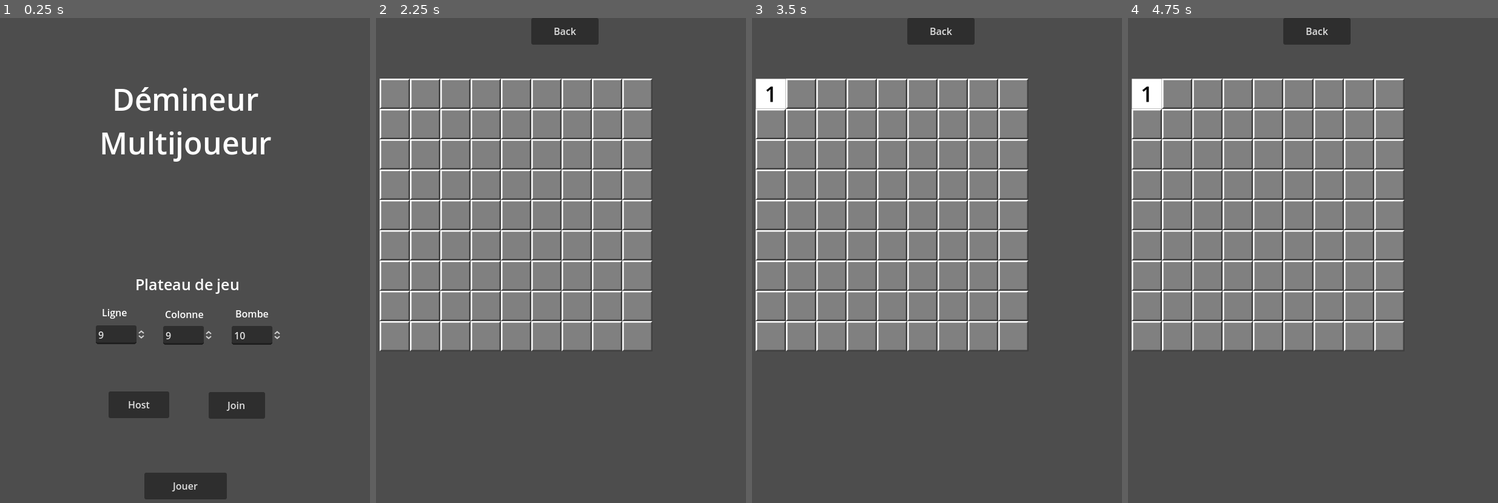
Above: before the commit, frames 1-4 (left to right).
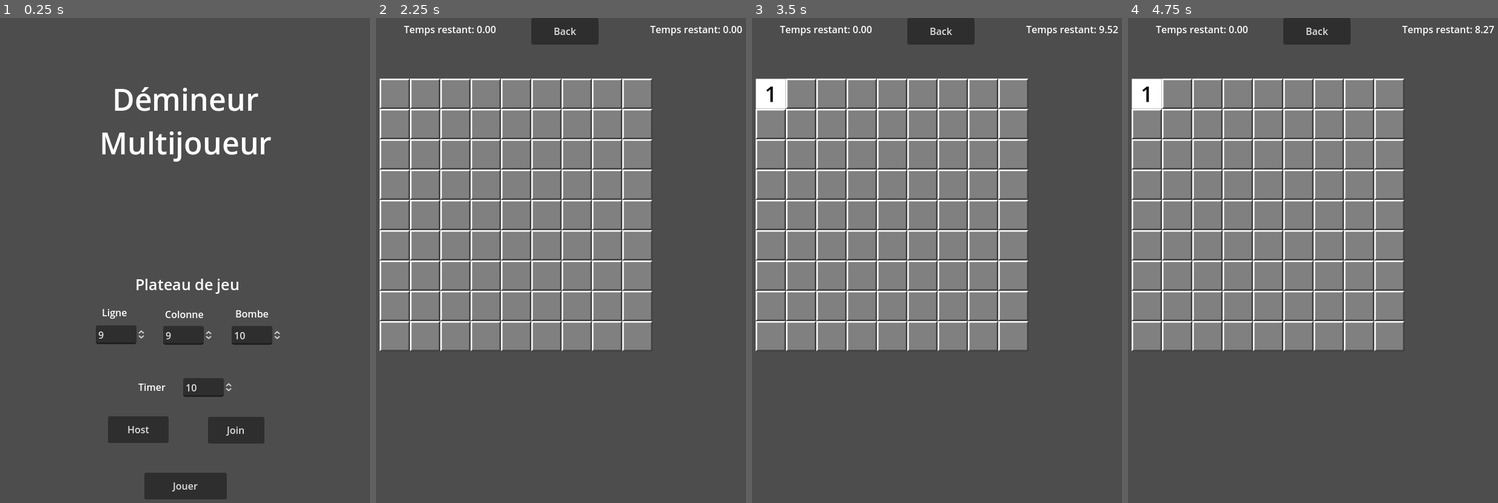
Above: after the commit, the same moments.

Repository: Jean-JacquesValmont/DemineurMultijoueur
Game: Godot game, scene res://Scene/Menu.tscn
Same seed, same stepped clock (60 frames per second), same inputs: the game is played once before the commit and once after it.
Inputs (mouse positions are in pixels of both pictures, inside the frame that each line leads up to):
- Up to frame 1 (0.25 s): no input
- Up to frame 2 (2.25 s): click "Jouer" at 0.5 s; click "Back" at 1.25 s; click "Jouer" at 2 s
- Up to frame 3 (3.5 s): tap Enter at 2.75 s; move the mouse to (770, 95) at 2.77 s; click (770, 95) at 2.92 s
- Up to frame 4 (4.75 s): move the mouse to (1176, 95) at 3.52 s; click (1176, 95) at 3.67 s; move the mouse to (1205, 95) at 4.27 s; click (1205, 95) at 4.42 s

The runs differ from the first frame. In frame 1, 3.6% of the frame differs, in the area x 29-72%, y 74-88%; in frame 2, 0.3%; in frame 3, 0.3%; in frame 4, 0.3%.

Commit message:
Add timer and update text win/lose correct in multiplayer.

Diff:
--- a/Scene/Game.tscn
+++ b/Scene/Game.tscn
@@ -23,4 +23,24 @@
 offset_right = 522.0
 offset_bottom = 74.0
 
+[node name="TimerPlayer1" type="Timer" parent="."]
+one_shot = true
+
+[node name="TimerTextPlayer1" type="Label" parent="."]
+offset_left = 140.0
+offset_top = 7.0
+offset_right = 266.0
+offset_bottom = 47.0
+
+[node name="TimerPlayer2" type="Timer" parent="."]
+one_shot = true
+
+[node name="TimerTextPlayer2" type="Label" parent="."]
+offset_left = 546.0
+offset_top = 7.0
+offset_right = 672.0
+offset_bottom = 47.0
+
 [connection signal="pressed" from="ButtonBack" to="." method="_on_button_pressed"]
+[connection signal="timeout" from="TimerPlayer1" to="." method="_on_timer_player_1_timeout"]
+[connection signal="timeout" from="TimerPlayer2" to="." method="_on_timer_player_2_timeout"]
--- a/Scene/Menu.tscn
+++ b/Scene/Menu.tscn
@@ -29,26 +29,26 @@
 
 [node name="ButtonHost" type="Button" parent="."]
 layout_mode = 0
-offset_left = 273.0
-offset_top = 616.0
-offset_right = 373.0
-offset_bottom = 660.0
+offset_left = 272.0
+offset_top = 657.0
+offset_right = 372.0
+offset_bottom = 701.0
 text = "Host"
 
 [node name="ButtonJoin" type="Button" parent="."]
 layout_mode = 0
-offset_left = 438.0
-offset_top = 617.0
-offset_right = 531.0
-offset_bottom = 661.0
+offset_left = 437.0
+offset_top = 658.0
+offset_right = 530.0
+offset_bottom = 702.0
 text = "Join"
 
 [node name="MultiplayerText" type="Label" parent="."]
 layout_mode = 0
-offset_left = 240.0
-offset_top = 675.0
-offset_right = 558.0
-offset_bottom = 708.0
+offset_left = 239.0
+offset_top = 705.0
+offset_right = 557.0
+offset_bottom = 738.0
 
 [node name="ButtonPlay" type="Button" parent="."]
 layout_mode = 1
@@ -112,6 +112,13 @@
 offset_bottom = 113.0
 text = "Bombe"
 
+[node name="TimerTextLabel" type="Label" parent="Settings"]
+offset_left = 321.0
+offset_top = 211.0
+offset_right = 376.0
+offset_bottom = 234.0
+text = "Timer"
+
 [node name="SpinBoxLine" type="SpinBox" parent="Settings"]
 layout_mode = 0
 offset_left = 251.0
@@ -144,6 +151,16 @@
 value = 10.0
 update_on_text_changed = true
 
+[node name="SpinBoxTimer" type="SpinBox" parent="Settings"]
+layout_mode = 0
+offset_left = 395.0
+offset_top = 208.0
+offset_right = 478.063
+offset_bottom = 239.0
+min_value = 5.0
+max_value = 30.0
+value = 10.0
+
 [node name="ErrorText" type="Label" parent="Settings"]
 modulate = Color(1, 0, 0, 1)
 layout_mode = 1
@@ -170,3 +187,4 @@
 [connection signal="value_changed" from="Settings/SpinBoxLine" to="." method="_on_spin_box_line_value_changed"]
 [connection signal="value_changed" from="Settings/SpinBoxColumn" to="." method="_on_spin_box_column_value_changed"]
 [connection signal="value_changed" from="Settings/SpinBoxBomb" to="." method="_on_spin_box_bomb_value_changed"]
+[connection signal="value_changed" from="Settings/SpinBoxTimer" to="." method="_on_spin_box_timer_value_changed"]
--- a/Script/Game.gd
+++ b/Script/Game.gd
@@ -12,12 +12,17 @@
 	if BoardCreated == false:
 		createBoardArray(GlobalVariable.line,GlobalVariable.column)
 		createGameBoard()
+		initTimer()
 		BoardCreated = true
 
 	if GlobalVariable.winGame == true:
 		get_node("WinText").text = "Game win!"
+		get_node("TimerPlayer1").stop()
+		get_node("TimerPlayer2").stop()
 	elif GlobalVariable.bombExplosed == true:
 		get_node("WinText").text = "Game over!"
+		get_node("TimerPlayer1").stop()
+		get_node("TimerPlayer2").stop()
 
 func createGameBoard():
 	for i in range(0,GlobalVariable.line):
@@ -46,7 +51,27 @@
 	GlobalVariable.line = 9
 	GlobalVariable.column = 9
 	GlobalVariable.bomb = 10
+	GlobalVariable.timer = 10
 	GlobalVariable.firstSquareClicked = false
+	GlobalVariable.turnPlayer1 = true
 	GlobalVariable.bombExplosed = false
 	GlobalVariable.winGame = false
 	get_tree().change_scene_to_file("res://Scene/Menu.tscn")
+
+func initTimer():
+	get_node("TimerPlayer1").wait_time = GlobalVariable.timer
+	get_node("TimerPlayer2").wait_time = GlobalVariable.timer
+	get_node("TimerTextPlayer1").text = "Temps restant: %.2f" % GlobalVariable.timer
+	get_node("TimerTextPlayer2").text = "Temps restant: %.2f" % GlobalVariable.timer
+
+func _on_timer_player_1_timeout():
+	if multiplayer.get_unique_id() == 1 and GlobalVariable.turnPlayer1 == true:
+		GlobalVariable.bombExplosed = true
+	if multiplayer.get_unique_id() != 1 and GlobalVariable.turnPlayer1 == true:
+		GlobalVariable.winGame = true
+
+func _on_timer_player_2_timeout():
+	if multiplayer.get_unique_id() == 1 and GlobalVariable.turnPlayer1 == false:
+		GlobalVariable.winGame = true
+	if multiplayer.get_unique_id() != 1 and GlobalVariable.turnPlayer1 == false:
+		GlobalVariable.bombExplosed = true
--- a/Script/GlobalVariable.gd
+++ b/Script/GlobalVariable.gd
@@ -6,6 +6,7 @@
 var line = 9
 var column = 9
 var bomb = 10
+var timer = 10
 var turnPlayer1 = true
 var firstSquareClicked = false
 var bombExplosed = false
--- a/Script/Menu.gd
+++ b/Script/Menu.gd
@@ -39,6 +39,9 @@
 func _on_spin_box_bomb_value_changed(value):
 	GlobalVariable.bomb = get_node("Settings/SpinBoxBomb").value
 
+func _on_spin_box_timer_value_changed(value):
+	GlobalVariable.timer = get_node("Settings/SpinBoxTimer").value
+
 @rpc("any_peer", "call_local") func changeScene():
 	get_tree().change_scene_to_file("res://Scene/Game.tscn")
 
--- a/Script/Square.gd
+++ b/Script/Square.gd
@@ -15,49 +15,62 @@
 		searchSquareEmpty()
 		checkWinGame()
 		hasClicked = false
+	get_parent().get_parent().get_node("TimerTextPlayer1").text = "Temps restant: %.2f" % get_parent().get_parent().get_node("TimerPlayer1").time_left
+	get_parent().get_parent().get_node("TimerTextPlayer2").text = "Temps restant: %.2f" % get_parent().get_parent().get_node("TimerPlayer2").time_left
 
 func _on_area_2d_input_event(viewport, event, shape_idx):
-	if multiplayer.get_unique_id() == 1 and GlobalVariable.turnPlayer1 == true:
-		if GlobalVariable.bombExplosed == false and GlobalVariable.winGame == false:
-			if event is InputEventMouseButton:
+	if GlobalVariable.bombExplosed == false and GlobalVariable.winGame == false:
+		if event is InputEventMouseButton:
+			if multiplayer.get_unique_id() == 1 and GlobalVariable.turnPlayer1 == true:
 				if event.button_index == MOUSE_BUTTON_LEFT and event.is_released():
 					rpc("firstClickSeed")
 					rpc("clickSquare")
-				if event.button_index == MOUSE_BUTTON_RIGHT and event.is_released():
-					if get_node("SquareWithFlag").visible == false and get_node("SquareEmpty").visible == false:
-						get_node("SquareWithFlag").visible = true
-					elif get_node("SquareWithFlag").visible == true:
-						get_node("SquareWithFlag").visible = false
-	if multiplayer.get_unique_id() != 1 and GlobalVariable.turnPlayer1 == false:
-		if GlobalVariable.bombExplosed == false and GlobalVariable.winGame == false:
-			if event is InputEventMouseButton:
+					rpc("startTimerPlayer2")
+			if multiplayer.get_unique_id() != 1 and GlobalVariable.turnPlayer1 == false:
 				if event.button_index == MOUSE_BUTTON_LEFT and event.is_released():
 					rpc("firstClickSeed")
 					rpc("clickSquare")
-				if event.button_index == MOUSE_BUTTON_RIGHT and event.is_released():
-					if get_node("SquareWithFlag").visible == false and get_node("SquareEmpty").visible == false:
-						get_node("SquareWithFlag").visible = true
-					elif get_node("SquareWithFlag").visible == true:
-						get_node("SquareWithFlag").visible = false
+					rpc("startTimerPlayer1")
+			if event.button_index == MOUSE_BUTTON_RIGHT and event.is_released():
+				displayFlag()
 
 @rpc("any_peer", "call_local") func clickSquare():
 	if GlobalVariable.firstSquareClicked == false:
+		firstClickSquare()
+	elif GlobalVariable.firstSquareClicked == true:
+		noFirstClickSquare()
+	GlobalVariable.turnPlayer1 = !GlobalVariable.turnPlayer1
+
+func firstClickSquare():
+	get_node("SquareEmpty").visible = true
+	placeBombs(GlobalVariable.bomb)
+	hasClicked = true
+	GlobalVariable.boardGame[i][j] = "reveal"
+	GlobalVariable.firstSquareClicked = true
+
+func noFirstClickSquare():
+	if GlobalVariable.boardGame[i][j] == "reveal":
+		return
+	elif GlobalVariable.boardGame[i][j] == "hidden":
 		get_node("SquareEmpty").visible = true
-		placeBombs(GlobalVariable.bomb)
+		GlobalVariable.boardGame[i][j] = "reveal"
 		hasClicked = true
-		GlobalVariable.boardGame[i][j] = "reveal"
-		GlobalVariable.firstSquareClicked = true
-	elif GlobalVariable.firstSquareClicked == true:
-		if GlobalVariable.boardGame[i][j] == "reveal":
-			return
-		elif GlobalVariable.boardGame[i][j] == "hidden":
-			get_node("SquareEmpty").visible = true
-			GlobalVariable.boardGame[i][j] = "reveal"
-			hasClicked = true
-		elif GlobalVariable.boardGame[i][j] == "bomb":
-			get_node("SquareWithBomb").visible = true
+	elif GlobalVariable.boardGame[i][j] == "bomb":
+		get_node("SquareWithBomb").visible = true
+		if multiplayer.get_unique_id() == 1 and GlobalVariable.turnPlayer1 == true:
 			GlobalVariable.bombExplosed = true
-	GlobalVariable.turnPlayer1 = !GlobalVariable.turnPlayer1
+		if multiplayer.get_unique_id() != 1 and GlobalVariable.turnPlayer1 == true:
+			GlobalVariable.winGame = true
+		if multiplayer.get_unique_id() == 1 and GlobalVariable.turnPlayer1 == false:
+			GlobalVariable.winGame = true
+		if multiplayer.get_unique_id() != 1 and GlobalVariable.turnPlayer1 == false:
+			GlobalVariable.bombExplosed = true
+
+func displayFlag():
+	if get_node("SquareWithFlag").visible == false and get_node("SquareEmpty").visible == false:
+		get_node("SquareWithFlag").visible = true
+	elif get_node("SquareWithFlag").visible == true:
+		get_node("SquareWithFlag").visible = false
 
 @rpc("any_peer", "call_local") func setRandomSeed(seed_value: int):
 	GlobalVariable.rng.seed = seed_value # Fixe la graine pour avoir la même séquence sur tous les joueurs
@@ -148,12 +161,17 @@
 	for f in range(0, GlobalVariable.line):
 		print("Line ", f ,  " : " , GlobalVariable.boardGame[f])
 
+@rpc("any_peer", "call_local") func startTimerPlayer1():
+	get_parent().get_parent().get_node("TimerPlayer1").start()
+	get_parent().get_parent().get_node("TimerPlayer2").stop()
+
+@rpc("any_peer", "call_local") func startTimerPlayer2():
+	get_parent().get_parent().get_node("TimerPlayer2").start()
+	get_parent().get_parent().get_node("TimerPlayer1").stop()
+
 func checkWinGame():
 	for f in range(0,GlobalVariable.line):
 			for ff in range(0,GlobalVariable.column):
 				if GlobalVariable.boardGame[f][ff] == "hidden":
 					return
 	GlobalVariable.winGame = true
-
-func _enter_tree():
-	set_multiplayer_authority(name.to_int())
